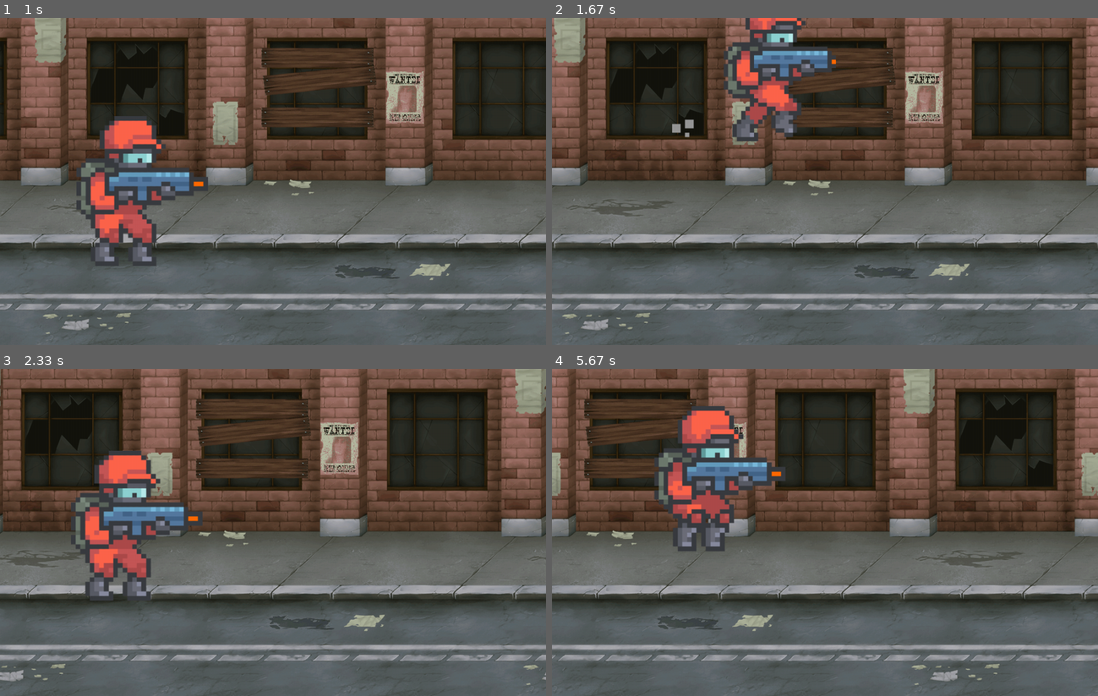
Above: before the commit, frames 1-4 (two rows, left to right).
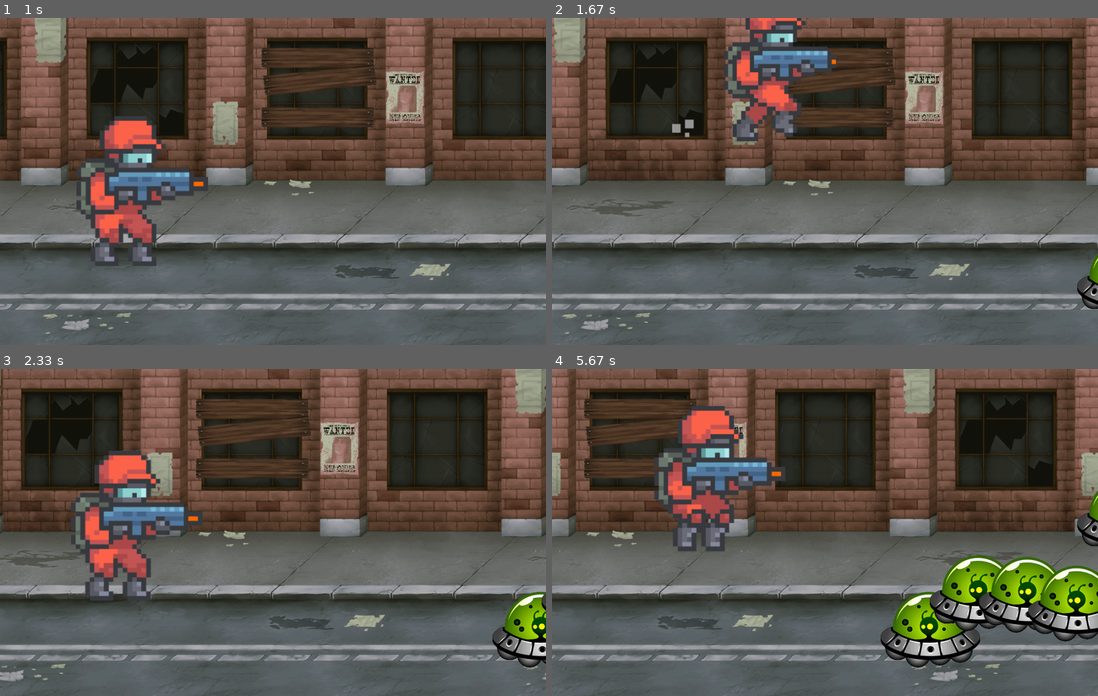
Above: after the commit, the same moments.

Repository: Vidal747/Alien_Defence_Pygame
Game: pygame game, started from Exterminator.py
Two runs of this game, one before a commit and one after it. Both use one fixed random seed, a clock stepped at 60 frames per second and the inputs below.
Inputs:
- Up to frame 1 (1 s): hold D 0.33-0.8 s; hold W from 0.83 s (still down); tap Space at 0.9 s
- Up to frame 2 (1.67 s): release W at 1.13 s; hold D 1.17-1.63 s; tap Space at 1.23, 1.53 s
- Up to frame 3 (2.33 s): hold A 1.67-2.2 s; tap Space at 1.73, 2.03, 2.3 s; hold S from 2.23 s (still down)
- Up to frame 4 (5.67 s): release S at 2.53 s; hold A 2.57-2.97 s; tap Space at 2.63, 3.47, 3.77, 4.13, 4.53, 4.83, 5.03, 5.33, 5.53 s; hold D 3.4-4.03 s; hold S 4.07-4.43 s; hold A 4.47-4.93 s; hold D 4.97-5.43 s; hold W from 5.47 s (still down)

Frame 1 is identical in both runs. In frame 2, 0.3% of the frame differs, in the area x 96-100%, y 72-90%; in frame 3, 1.5%; in frame 4, 8.4%, in the area x 60-100%, y 37-92%.

Commit message:
Add enemy generation and movement mechanics

Diff:
--- a/Exterminator.py
+++ b/Exterminator.py
@@ -1,5 +1,7 @@
 import pygame
 import sys
+import random
+import time
 
 # Iniciación de Pygame
 pygame.init()
@@ -41,6 +43,9 @@
 # Imagenes de las balas
 bala_img = pygame.image.load('imagenes/principal/bullet.png')
 left_bullet = pygame.image.load('imagenes/principal/left_bullet.png')  # Suponiendo que esta es la bala para la izquierda
+
+# Imagen del alien
+alien_img = pygame.image.load('imagenes/principal/alien.png')
 
 # Variables iniciales
 x = 0
@@ -69,6 +74,9 @@
 # Lista de balas
 balas = []
 
+# Lista de enemigos
+enemigos = []
+
 # Movimiento
 def recargaPantalla():
     global cuentaPasos
@@ -105,6 +113,10 @@
     # Dibujar balas
     for bala in balas:
         PANTALLA.blit(bala['image'], (bala['x'], bala['y']))
+
+    # Dibujar enemigos
+    for enemigo in enemigos:
+        enemigo.dibujar(PANTALLA)
 
 
 # Función para disparar
@@ -116,12 +128,30 @@
     elif izquierda:
         balas.append({'x': px + (-bullet_left_width), 'y': py + (alto), 'image': left_bullet, 'direccion': -1})
 
-# Movimiento de balas
-for bala in balas:
-    bala['x'] += bala['direccion'] * 15  # Velocidad de la bala
-
-# Eliminar balas fuera de la pantalla
-balas = [bala for bala in balas if 0 <= bala['x'] <= W]
+# Función para generar enemigos
+ultimo_enemigo = time.time()
+
+def generar_enemigos():
+    global ultimo_enemigo
+    if time.time() - ultimo_enemigo >= 1:  # Generar un nuevo enemigo cada 1 segundo
+        ultimo_enemigo = time.time()
+        y_pos = random.randint(100, H - 100)  # Posición aleatoria en el eje y
+        enemigos.append(Enemigo(W, y_pos))  # Añadir un enemigo a la lista
+
+# Clase de enemigos
+class Enemigo:
+    def __init__(self, x, y):
+        self.x = x
+        self.y = y
+        self.ancho = 40
+        self.alto = 40
+        self.velocidad = 5
+
+    def mover(self):
+        self.x -= self.velocidad  # Los enemigos se mueven hacia la izquierda
+
+    def dibujar(self, pantalla):
+        pantalla.blit(alien_img, (self.x, self.y))
 
 
 # Bucle de acciones y controles
@@ -190,6 +220,13 @@
     # Eliminar balas fuera de la pantalla
     balas = [bala for bala in balas if 0 <= bala['x'] <= W]
 
+    # Mover enemigos
+    for enemigo in enemigos:
+        enemigo.mover()
+
+    # Generar nuevos enemigos
+    generar_enemigos()
+
     # Actualización de la ventana
     pygame.display.update()
     # Llamada a la función de actualización de la ventana
Binary file added: imagenes/principal/alien.png
